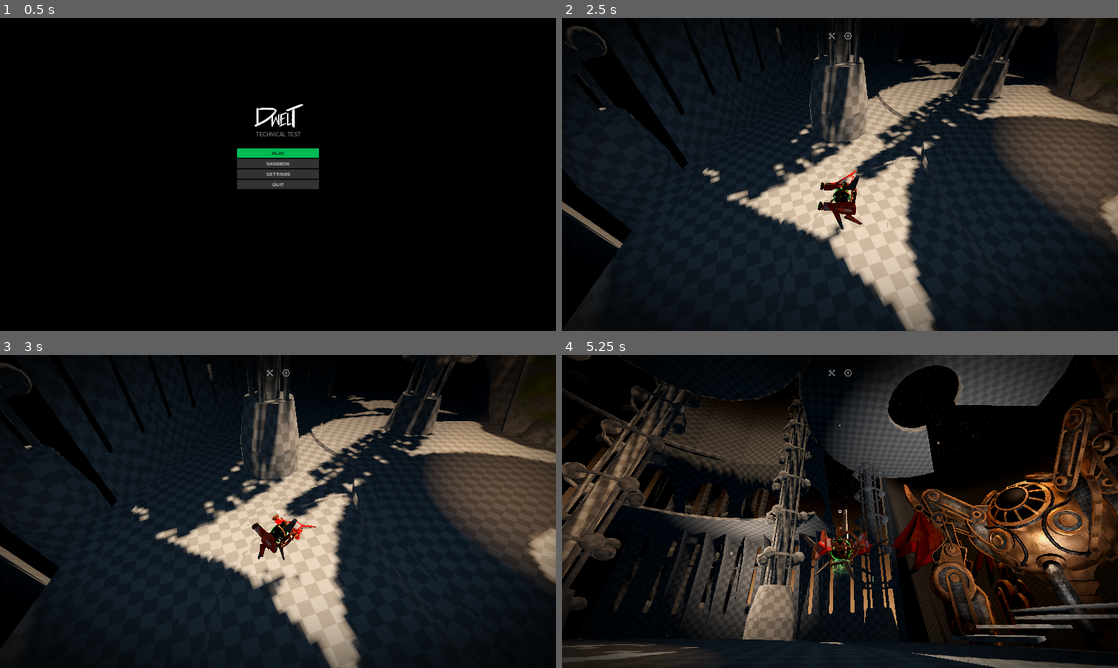
Above: before the commit, frames 1-4 (two rows, left to right).
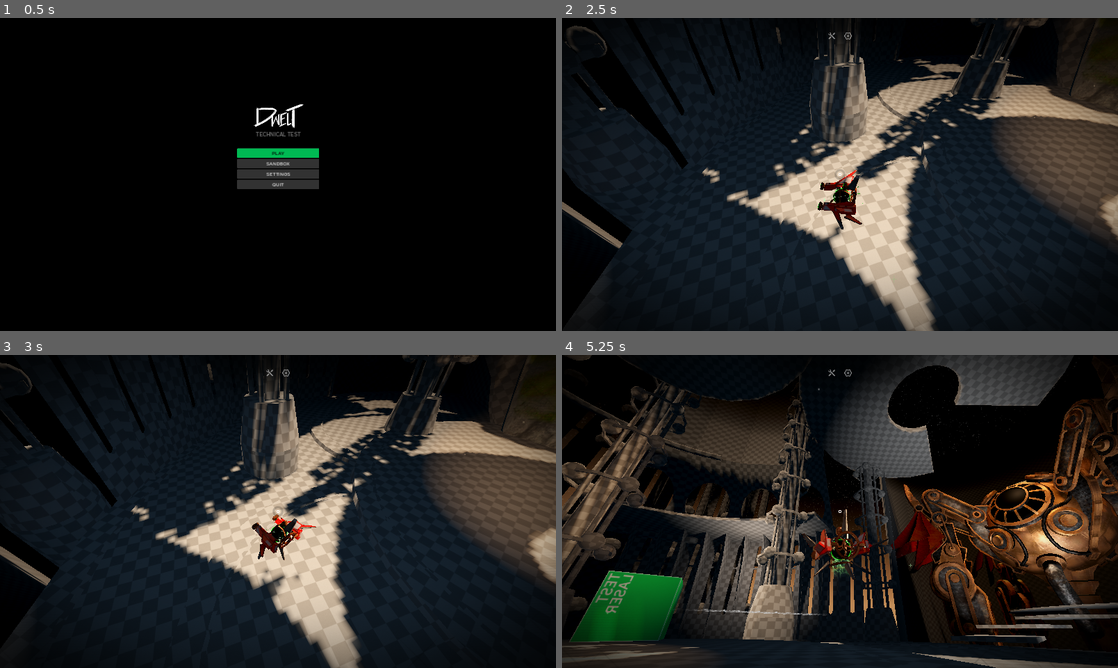
Above: after the commit, the same moments.

Repository: slyllama/dwelt-learn
Game: Godot game, scene res://lib/loading/loading.tscn
The game is run twice, just before and just after one commit, with the same random seed, the same clock (stepped at 60 frames per second) and the same inputs.
Inputs (mouse positions are in pixels of both pictures, inside the frame that each line leads up to):
- Up to frame 1 (0.5 s): no input
- Up to frame 2 (2.5 s): click "PLAY" at 0.5 s; tap Enter at 1.25 s; move the mouse to (962, 158) at 1.27 s; press the mouse at (962, 158) at 1.28 s; hold D (strafe_right) 1.28-2 s; release the mouse at (962, 158) at 2 s; drag from (728, 190) to (812, 237) at 2.02 s
- Up to frame 3 (3 s): move the mouse to (333, 442) at 2.77 s; hold D (strafe_right) from 2.78 s (still down); hold Right mouse button (right_click) from 2.78 s (still down)
- Up to frame 4 (5.25 s): release D (strafe_right) at 3.5 s; release Right mouse button (right_click) at 3.5 s; drag from (812, 574) to (673, 464) at 3.52 s; move the mouse to (1006, 558) at 4.27 s; hold A (strafe_left) 4.28-5 s; tap Mouse wheel down (zoom_out) at 4.35 s; drag from (673, 464) to (756, 433) at 5.02 s

Frame 1 is identical in both runs. In frame 2, less than 0.1% of the frame differs, in the area x 47-97%, y 21-77%; in frame 3, less than 0.1%; in frame 4, 3.5%, in the area x 1-68%, y 10-92%.

Commit message:
Interaction changes to reflect look-at

Diff:
--- a/generic/shaders/outline.gdshader
+++ /dev/null
@@ -1,14 +0,0 @@
-shader_type spatial;
-render_mode unshaded, cull_front;
-
-uniform bool enable = true;
-uniform float outline_thickness = 0.05;
-uniform vec4 color: source_color = vec4(0.0);
-
-void vertex() {
-	if (enable) { VERTEX += NORMAL * outline_thickness; }
-}
-
-void fragment() {
-	if (enable) { ALBEDO = color.rgb; }
-}
--- a/generic/shaders/outline.tres
+++ /dev/null
@@ -1,10 +0,0 @@
-[gd_resource type="ShaderMaterial" load_steps=2 format=3 uid="uid://bvrbyvctyja7w"]
-
-[ext_resource type="Shader" path="res://generic/shaders/outline.gdshader" id="1_b6kav"]
-
-[resource]
-render_priority = 0
-shader = ExtResource("1_b6kav")
-shader_parameter/enable = false
-shader_parameter/outline_thickness = 0.05
-shader_parameter/color = Color(0, 0, 0, 0)
--- a/lib/player/XCast.gd
+++ b/lib/player/XCast.gd
@@ -5,15 +5,15 @@
 		Global.look_object = ""
 		Global.interact_left.emit()
 
-func _physics_process(_delta):
+func _process(_delta):
 	if is_colliding():
 		Global.look_point = get_collision_point()
 		var object = get_collider().get_parent()
 		if object != null:
 			if "object_name" in object:
 				if object.object_name != Global.look_object:
+					Global.look_object = object.object_name
 					Global.interact_entered.emit()
-					Global.look_object = object.object_name
 			else: _stop_looking()
 		else: _stop_looking()
 	else:
--- a/lib/player/player.tscn
+++ b/lib/player/player.tscn
@@ -127,7 +127,8 @@
 current = true
 
 [node name="XCast" type="RayCast3D" parent="CamPivot/CamArm/Camera"]
-target_position = Vector3(0, 0, -20)
+target_position = Vector3(0, 0, -10)
+collide_with_areas = true
 script = ExtResource("3_tm7v3")
 
 [node name="ShaderCacheGen" parent="CamPivot/CamArm/Camera" instance=ExtResource("3_fylyn")]
--- a/lib/ui/hud/IntroVFX.gd
+++ b/lib/ui/hud/IntroVFX.gd
@@ -26,8 +26,8 @@
 func transition_subtle_vfx_in():
 	active = true
 	visible = true
-	max_alpha = 0.75
-	max_size = 0.85
+	max_alpha = 0.7
+	max_size = 0.75
 	transition_vfx_in()
 
 func transition_vfx_out():
--- a/lib/ui/hud/hud.tscn
+++ b/lib/ui/hud/hud.tscn
@@ -11,6 +11,7 @@
 [ext_resource type="Texture2D" uid="uid://8kcdl0ahju3s" path="res://lib/ui/tex/interact_overlay.png" id="6_n4mbk"]
 [ext_resource type="Texture2D" uid="uid://b3aaiytpklgal" path="res://lib/ui/tex/vignette.png" id="7_wv8wl"]
 [ext_resource type="Texture2D" uid="uid://bi3k2uagvaf4g" path="res://lib/ui/tex/top_menu_darken.png" id="9_0p1yl"]
+[ext_resource type="Texture2D" uid="uid://bo64vayisk0p" path="res://generic/dot_hover.png" id="11_hcgrr"]
 [ext_resource type="PackedScene" uid="uid://bt5sosdm3tncx" path="res://lib/ui/hud/hud_buttons.tscn" id="15_6wbiv"]
 [ext_resource type="Texture2D" uid="uid://danqqg64d8q2k" path="res://generic/dot.png" id="15_cp3ui"]
 [ext_resource type="PackedScene" uid="uid://bx5xwgdebscc6" path="res://lib/ui/settings/settings.tscn" id="19_c42st"]
@@ -23,6 +24,8 @@
 shader_parameter/exponent = 1.0
 shader_parameter/darkness = 0.5
 shader_parameter/overall_alpha = 1.0
+shader_parameter/overall_scale = 1.5
+shader_parameter/time_factor = 0.1
 shader_parameter/smoke_effect = ExtResource("3_r5nad")
 shader_parameter/wobble_pattern = ExtResource("4_q8hty")
 
@@ -56,7 +59,7 @@
 texture = ExtResource("7_wv8wl")
 expand_mode = 1
 
-[node name="Vignette2" type="TextureRect" parent="."]
+[node name="TopVignette" type="TextureRect" parent="."]
 modulate = Color(1, 1, 1, 0.745098)
 anchors_preset = 5
 anchor_left = 0.5
@@ -76,6 +79,35 @@
 grow_horizontal = 2
 grow_vertical = 2
 texture = ExtResource("6_n4mbk")
+
+[node name="InteractCursor" type="TextureRect" parent="InteractOverlay"]
+layout_mode = 1
+anchors_preset = 8
+anchor_left = 0.5
+anchor_top = 0.5
+anchor_right = 0.5
+anchor_bottom = 0.5
+offset_left = -20.0
+offset_top = -20.0
+offset_right = 20.0
+offset_bottom = 20.0
+grow_horizontal = 2
+grow_vertical = 2
+texture = ExtResource("11_hcgrr")
+
+[node name="Cursor" type="TextureRect" parent="."]
+anchors_preset = 8
+anchor_left = 0.5
+anchor_top = 0.5
+anchor_right = 0.5
+anchor_bottom = 0.5
+offset_left = -5.0
+offset_top = -5.0
+offset_right = 5.0
+offset_bottom = 5.0
+grow_horizontal = 2
+grow_vertical = 2
+texture = ExtResource("15_cp3ui")
 
 [node name="HUDButtons" parent="." instance=ExtResource("15_6wbiv")]
 layer = 5
@@ -113,17 +145,3 @@
 show_percentage = false
 
 [node name="UIHover" parent="." instance=ExtResource("19_uwm57")]
-
-[node name="Cursor" type="TextureRect" parent="."]
-anchors_preset = 8
-anchor_left = 0.5
-anchor_top = 0.5
-anchor_right = 0.5
-anchor_bottom = 0.5
-offset_left = -5.0
-offset_top = -5.0
-offset_right = 5.0
-offset_bottom = 5.0
-grow_horizontal = 2
-grow_vertical = 2
-texture = ExtResource("15_cp3ui")
--- a/lib/ui/hud/intro_vfx.gdshader
+++ b/lib/ui/hud/intro_vfx.gdshader
@@ -9,6 +9,8 @@
 uniform float exponent: hint_range(0.0, 5.0) = 1.0;
 uniform float darkness: hint_range(0.0, 1.0) = 0.5;
 uniform float overall_alpha: hint_range(0.0, 1.0) = 1.0;
+uniform float overall_scale = 1.5;
+uniform float time_factor = 0.1;
 
 const vec2 center = vec2(0.5, 0.5);
 
@@ -18,8 +20,8 @@
 	vec2 scaled_uv = (SCREEN_UV - vec2(0.5, 0.0)) / vec2(ratio, 1.0) + vec2(0.5, 0.0);
 	float mask = (1.0 - smoothstep(adj_size, adj_size - 0.25, length(scaled_uv - center)));
 
-	vec2 wobble = texture(wobble_pattern, SCREEN_UV + TIME * 0.1).rg * 0.1;
-	vec3 smoke = texture(smoke_effect, scaled_uv * 1.5 + wobble).rgb;
+	vec2 wobble = texture(wobble_pattern, SCREEN_UV + TIME * time_factor).rg * 0.1;
+	vec3 smoke = texture(smoke_effect, scaled_uv * overall_scale + wobble).rgb;
 
 	smoke = smoke * vec3(mask);
 	smoke = smoke + vec3(mask) * darkness;
--- a/lib/ui/settings/settings.tscn
+++ b/lib/ui/settings/settings.tscn
@@ -1,22 +1,9 @@
-[gd_scene load_steps=13 format=3 uid="uid://bx5xwgdebscc6"]
+[gd_scene load_steps=9 format=3 uid="uid://bx5xwgdebscc6"]
 
 [ext_resource type="Script" path="res://lib/ui/settings/settings.gd" id="1_ttf36"]
 [ext_resource type="Theme" uid="uid://dfe36tnn0c1ud" path="res://generic/debug_theme.tres" id="2_r1d7p"]
-[ext_resource type="Shader" path="res://lib/ui/hud/intro_vfx.gdshader" id="2_yvakn"]
-[ext_resource type="Texture2D" uid="uid://dgkrpn8nt8pvt" path="res://generic/tex/shader_tex/laser.jpeg" id="3_twtho"]
-[ext_resource type="Texture2D" uid="uid://b5nufueq16vw0" path="res://generic/tex/shader_tex/wobble_noise.tres" id="4_1jhny"]
 [ext_resource type="PackedScene" uid="uid://bg5bulncs2ejf" path="res://lib/ui/settings/components/stin_input_toggle.tscn" id="5_duwqu"]
 [ext_resource type="PackedScene" uid="uid://d4avw33snp7bc" path="res://lib/ui/settings/components/stin_input_slider.tscn" id="6_y64kv"]
-
-[sub_resource type="ShaderMaterial" id="ShaderMaterial_0vvej"]
-shader = ExtResource("2_yvakn")
-shader_parameter/base_color = Color(0, 0.729412, 0.32549, 1)
-shader_parameter/size = 0.8
-shader_parameter/exponent = 2.0
-shader_parameter/darkness = 0.3
-shader_parameter/overall_alpha = 0.3
-shader_parameter/smoke_effect = ExtResource("3_twtho")
-shader_parameter/wobble_pattern = ExtResource("4_1jhny")
 
 [sub_resource type="StyleBoxFlat" id="StyleBoxFlat_vsf57"]
 bg_color = Color(0, 0, 0, 1)
@@ -48,7 +35,6 @@
 script = ExtResource("1_ttf36")
 
 [node name="BG" type="ColorRect" parent="."]
-material = SubResource("ShaderMaterial_0vvej")
 anchors_preset = 15
 anchor_right = 1.0
 anchor_bottom = 1.0
--- a/maps/lattice/lattice.tscn
+++ b/maps/lattice/lattice.tscn
@@ -14,6 +14,7 @@
 [ext_resource type="PackedScene" uid="uid://djgjcyichaft4" path="res://maps/sandbox/leg_test.glb" id="13_8sf1c"]
 [ext_resource type="PackedScene" uid="uid://dbtpfif0ow8be" path="res://maps/lattice/objects/rocksculpt/rocksculpt.glb" id="13_uuy1x"]
 [ext_resource type="PackedScene" uid="uid://i1jp4klishr3" path="res://lib/dialogue/dialogue.tscn" id="14_cieqj"]
+[ext_resource type="PackedScene" uid="uid://07n4fhjhunl" path="res://objects/laser/laser.tscn" id="15_145ob"]
 
 [sub_resource type="PanoramaSkyMaterial" id="PanoramaSkyMaterial_dbpli"]
 panorama = ExtResource("2_1uuus")
@@ -170,8 +171,10 @@
 
 [node name="KryptisDialogue" parent="." instance=ExtResource("14_cieqj")]
 transform = Transform3D(1, 0, 0, 0, 1, 0, 0, 0, 1, 0, 0.34823, -11.329)
-TYPE = "test_dialogue"
 dialogue_data = Array[String](["Lorem ipsum dolor sit amet, consectetur adipiscing elit, sed do eiusmod tempor incididu …(624 unchanged characters)…
 
 [node name="LegTest" parent="." instance=ExtResource("13_8sf1c")]
 transform = Transform3D(-1, 0, -8.74228e-08, 0, 1, 0, 8.74228e-08, 0, -1, 0, 11.2159, 23.9883)
+
+[node name="Laser" parent="." instance=ExtResource("15_145ob")]
+transform = Transform3D(1, 0, 0, 0, 1, 0, 0, 0, 1, 5.34458, 0.695961, -8.48169)
--- a/objects/laser/laser.gd
+++ b/objects/laser/laser.gd
@@ -3,11 +3,14 @@
 
 @export var object_name = "laser"
 @export var laser_move_speed = 0.5
-@export var laser_limit_angle = Vector2(45.0, 10.0)
+@export var laser_limit_angle = Vector2(45.0, 30.0)
 
 var overlay_texture = Sprite2D.new()
 var delay_complete = false # laser won't start moving until after a short delay
 var active = false
+
+var og_cast_rotation_x
+var og_cast_rotation_y
 
 func activate():
 	active = true
@@ -43,6 +46,10 @@
 	Global.setting_changed.connect(func(setting):
 		if setting == "larger_ui":
 			overlay_texture.position = Utilities.get_screen_center())
+
+	# For measuring and checking limits
+	og_cast_rotation_x = $Cast.rotation_degrees.x
+	og_cast_rotation_y = $Cast.rotation_degrees.y
 
 	$Cable.visible = true
 	$Cable.end = $Cast.global_position
@@ -90,5 +97,15 @@
 	if Input.is_action_pressed("strafe_right"):
 		$Cast.rotation_degrees.y -= laser_move_speed
 
+	# Apply limits
+	$Cast.rotation_degrees.x = clamp(
+		$Cast.rotation_degrees.x,
+		og_cast_rotation_x - laser_limit_angle.y,
+		og_cast_rotation_x + laser_limit_angle.y)
+	$Cast.rotation_degrees.y = clamp(
+		$Cast.rotation_degrees.y,
+		og_cast_rotation_y - laser_limit_angle.x,
+		og_cast_rotation_y + laser_limit_angle.x)
+
 	if $Cast.cast_is_on_type() == true:
 		$Cast.get_collider().set_active($Cast)
--- a/objects/laser/laser.tscn
+++ b/objects/laser/laser.tscn
@@ -1,18 +1,14 @@
-[gd_scene load_steps=9 format=3 uid="uid://07n4fhjhunl"]
+[gd_scene load_steps=7 format=3 uid="uid://07n4fhjhunl"]
 
 [ext_resource type="Script" path="res://objects/laser/laser.gd" id="1_qy5bo"]
 [ext_resource type="PackedScene" uid="uid://bbt6np1daksl4" path="res://objects/cable/cable.tscn" id="2_qx4ym"]
 [ext_resource type="Script" path="res://objects/laser/Cast.gd" id="3_0t5vk"]
-[ext_resource type="Texture2D" uid="uid://w4xxv7xrtkwl" path="res://objects/laser/tex/laser_diff.png" id="6_pcuov"]
-[ext_resource type="Texture2D" uid="uid://d2kf24780bso0" path="res://objects/laser/tex/laser_norm.png" id="7_ay133"]
-[ext_resource type="Material" uid="uid://bvrbyvctyja7w" path="res://generic/shaders/outline.tres" id="7_ofddx"]
+[ext_resource type="Material" uid="uid://dw2as06h4frii" path="res://objects/laser/turret.tres" id="6_d7f3m"]
 [ext_resource type="AudioStream" uid="uid://ksek1nmbm7lq" path="res://objects/laser/enter_laser.ogg" id="8_pae4y"]
 
-[sub_resource type="StandardMaterial3D" id="StandardMaterial3D_gkgqs"]
-next_pass = ExtResource("7_ofddx")
-albedo_texture = ExtResource("6_pcuov")
-normal_enabled = true
-normal_texture = ExtResource("7_ay133")
+[sub_resource type="BoxShape3D" id="BoxShape3D_nt7dx"]
+margin = 0.2
+size = Vector3(2, 2, 2)
 
 [node name="Laser" type="Node3D"]
 script = ExtResource("1_qy5bo")
@@ -22,7 +18,7 @@
 visible = false
 
 [node name="Cast" type="RayCast3D" parent="."]
-transform = Transform3D(1, 0, 0, 0, 1, 0, 0, 0, 1, 0, 1, -1.1)
+transform = Transform3D(-1, 0, -8.74228e-08, 0, 1, 0, 8.74228e-08, 0, -1, 0, 1, 0.9)
 target_position = Vector3(0, 0, -30)
 collision_mask = 2
 script = ExtResource("3_0t5vk")
@@ -31,13 +27,18 @@
 transform = Transform3D(1, 0, 0, 0, 1, 0, 0, 0, 1, 0, 0, -7)
 
 [node name="DockingPoint" type="Node3D" parent="."]
-transform = Transform3D(1, 0, 0, 0, 1, 0, 0, 0, 1, 0, 4, 0)
+transform = Transform3D(1, 0, 0, 0, 1, 0, 0, 0, 1, 0, 3, 0)
 
 [node name="EnterLaser" type="AudioStreamPlayer3D" parent="."]
 stream = ExtResource("8_pae4y")
 
-[node name="TurretPlaceholder" type="CSGBox3D" parent="."]
+[node name="Collision" type="Area3D" parent="."]
+
+[node name="Shape" type="CollisionShape3D" parent="Collision"]
 transform = Transform3D(1, 0, 0, 0, 1, 0, 0, 0, 1, 0, 1, 0)
-use_collision = true
+shape = SubResource("BoxShape3D_nt7dx")
+
+[node name="Placeholder" type="CSGBox3D" parent="."]
+transform = Transform3D(1, 0, 0, 0, 1, 0, 0, 0, 1, 0, 1, 0)
 size = Vector3(2, 2, 2)
-material = SubResource("StandardMaterial3D_gkgqs")
+material = ExtResource("6_d7f3m")
--- /dev/null
+++ b/objects/laser/turret.tres
@@ -0,0 +1,9 @@
+[gd_resource type="StandardMaterial3D" load_steps=3 format=3 uid="uid://dw2as06h4frii"]
+
+[ext_resource type="Texture2D" uid="uid://w4xxv7xrtkwl" path="res://objects/laser/tex/laser_diff.png" id="1_kaaps"]
+[ext_resource type="Texture2D" uid="uid://d2kf24780bso0" path="res://objects/laser/tex/laser_norm.png" id="2_2pqfw"]
+
+[resource]
+albedo_texture = ExtResource("1_kaaps")
+normal_enabled = true
+normal_texture = ExtResource("2_2pqfw")
Binary file added: generic/dot_hover.png
Not shown, changed: generic/dot_hover.png.import
Not shown: 1 places in lib/ui/hud/hud.tscn that only renumber resources
Binary file changed: lib/ui/tex/interact_overlay.png
Binary file removed: lib/ui/tex/interact_overlay_glow.png
Not shown: 1 places in maps/lattice/lattice.tscn that only renumber resources
